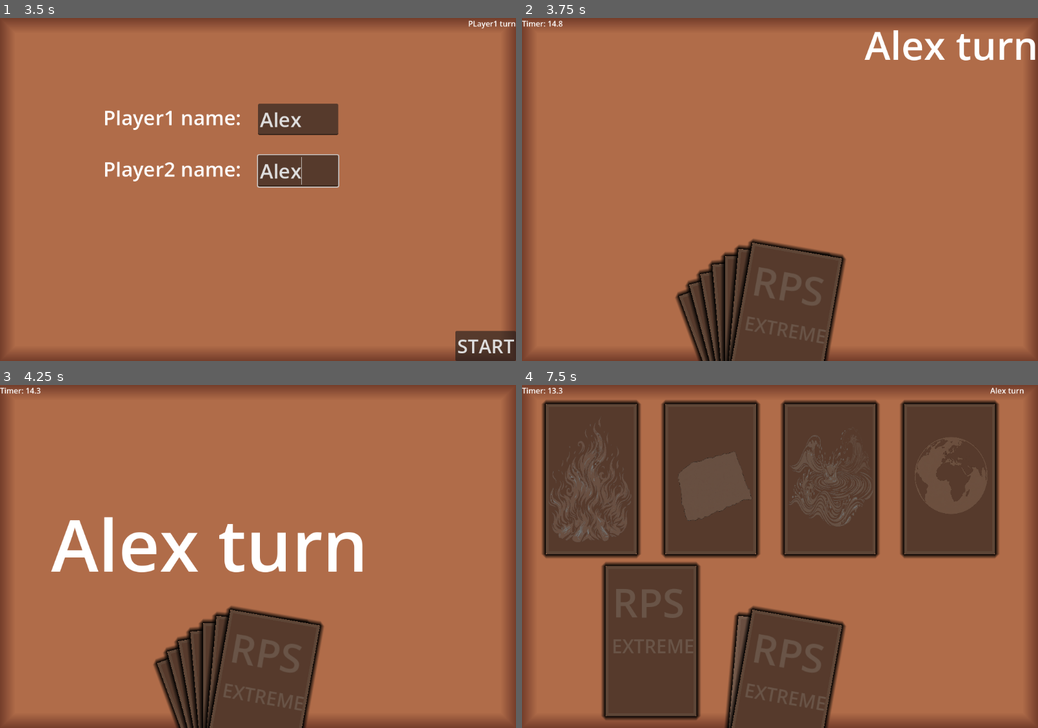
Above: before the commit, frames 1-4 (two rows, left to right).
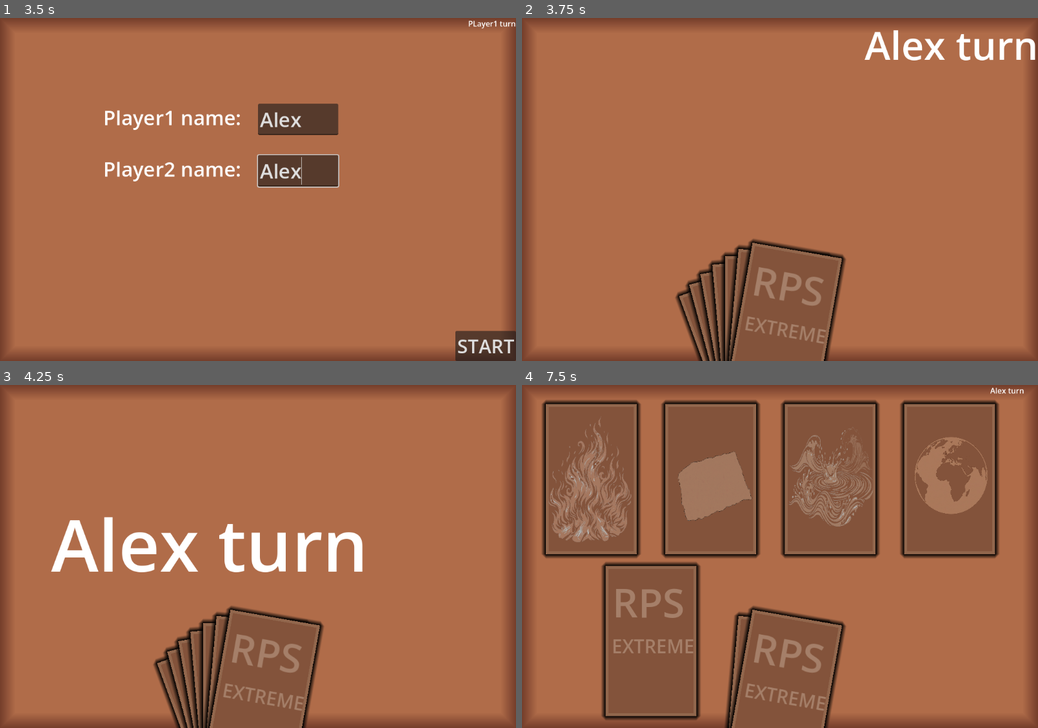
Above: after the commit, the same moments.

Repository: smkillerz777-star/RPS-Extreme
Game: Godot game, scene res://main_menu.tscn
Two runs of this game, one before a commit and one after it. Both use one fixed random seed, a clock stepped at 60 frames per second and the inputs below.
Inputs (mouse positions are in pixels of both pictures, inside the frame that each line leads up to):
- Up to frame 1 (3.5 s): click "SETTINGS" at 0.5 s; click "BACK" at 1.25 s; click "PLAY" at 2 s; click (299, 120) at 2.77 s; type "Alex" at 2.85 s; click (299, 172) at 3 s; type "Alex" at 3.08 s
- Up to frame 2 (3.75 s): click "START" at 3.5 s
- Up to frame 3 (4.25 s): no input
- Up to frame 4 (7.5 s): click (749, 717) at 4.27 s; click (754, 710) at 5.02 s; click (759, 707) at 5.77 s; click (764, 703) at 6.52 s; click (733, 683) at 7.27 s

Frame 1 is identical in both runs. In frame 2, 7.7% of the frame differs, in the area x 0-62%, y 0-100%; in frame 3, 7.7%; in frame 4, 44%, in the area x 0-92%, y 0-100%.

Commit message:
added guard rails
now the player cannot tap the cards when they are being distributed and player cannot write anything except natural numbers in rounds and card_selected if they do so a warning will be issued

Diff:
--- a/rps-extreme/main_game.gd
+++ b/rps-extreme/main_game.gd
@@ -8,15 +8,20 @@
 var tween
 var score1 = 0
 var score2 = 0
+var game_started = false
+var card_enabled = false
 func _ready():
+	card_disable()
 	if(global.again):
 		game_start()
 func _process(delta: float) -> void:
 	global.time_past += delta
-	$Time_left.text = "Timer: " + str($Timer.time_left).substr(0,str($Timer.time_left).find(".")+2)
+	if((tween == null or not tween.is_valid()) and game_started):
+		card_enable()
+	if(card_enabled and tween.is_valid() and game_started):
+		card_disable()
 	if(element_selected>=max_element_selected):
-		$Timer.stop()
-		$Timer.timeout.emit()
+		_on_timer_timeout()
 		element_selected=0
 	max_element_selected = global.card_selected
 	max_match_game = global.rounds
@@ -29,7 +34,6 @@
 		selection_end(global.selected1)
 		label_animation(global.player2+" turn")
 		selection_start()
-		$Timer.start()
 	else:
 		global.selected2 = selected
 		selected = []
@@ -90,12 +94,9 @@
 		tween.tween_property(get_child(i),"position",pos,0.15)
 		tween.tween_property(get_child(i),"rotation",0,0.15)
 		turn_front(get_child(i))
-	$Time_left.visible = true
 	$Label.visible = true
-	$Timer.start()
 
 func selection_end(selected_cards):
-	$Time_left.visible = false
 	$Label.visible = false
 	for i in range(0,7):
 		if(selected_cards.find(i)==-1):
@@ -220,12 +221,12 @@
 func game_over():
 	get_tree().change_scene_to_file("res://game_over.tscn")
 func game_start():
+	game_started = true
 	$start.visible = false
 	$input1.visible = false
 	$input2.visible = false
 	$player1.visible = false
 	$player2.visible = false
-	$Time_left.visible = true
 	for i in range(4,11):
 		get_child(i).visible = true
 	tween = create_tween()
@@ -238,3 +239,13 @@
 	global.player1 = $input1.text
 	global.player2 = $input2.text
 	game_start()
+
+func  card_enable():
+	for i in range(4,11):
+		get_child(i).get_child(1).disabled = false
+	card_enabled = true
+
+func  card_disable():
+	for i in range(4,11):
+		get_child(i).get_child(1).disabled = true
+	card_enabled = false
--- a/rps-extreme/main_game.tscn
+++ b/rps-extreme/main_game.tscn
@@ -30,116 +30,6 @@
 grow_vertical = 2
 theme_override_styles/panel = SubResource("StyleBoxFlat_yx7mw")
 
-[node name="Timer" type="Timer" parent="." unique_id=1912111264]
-wait_time = 15.0
-one_shot = true
-
-[node name="Time_left" type="Label" parent="." unique_id=18276532]
-visible = false
-layout_mode = 0
-offset_right = 40.0
-offset_bottom = 23.0
-
-[node name="Label" type="Label" parent="." unique_id=1669479507]
-layout_mode = 1
-anchors_preset = 1
-anchor_left = 1.0
-anchor_right = 1.0
-offset_left = -100.0
-offset_bottom = 23.0
-grow_horizontal = 0
-theme_override_font_sizes/font_size = 16
-text = "PLayer1 turn"
-
-[node name="fire" type="Node2D" parent="." unique_id=973686295]
-visible = false
-position = Vector2(615, 815)
-rotation = -0.34906584
-
-[node name="card" parent="fire" unique_id=1934161019 instance=ExtResource("2_yx7mw")]
-position = Vector2(-190, -315)
-
-[node name="fire2" type="Button" parent="fire" unique_id=58777848]
-offset_left = -190.0
-offset_top = -315.0
-text = "
-"
-
-[node name="paper" type="Node2D" parent="." unique_id=1794135952]
-visible = false
-position = Vector2(615, 815)
-rotation = -0.2617994
-
-[node name="card" parent="paper" unique_id=1750312630 instance=ExtResource("2_yx7mw")]
-position = Vector2(-190, -315)
-
-[node name="paper" type="Button" parent="paper" unique_id=581964840]
-offset_left = -190.0
-offset_top = -315.0
-
-[node name="water" type="Node2D" parent="." unique_id=1034746933]
-visible = false
-position = Vector2(615, 815)
-rotation = -0.17453292
-
-[node name="card" parent="water" unique_id=743580832 instance=ExtResource("2_yx7mw")]
-position = Vector2(-190, -315)
-
-[node name="water" type="Button" parent="water" unique_id=1734776681]
-offset_left = -190.0
-offset_top = -315.0
-
-[node name="earth" type="Node2D" parent="." unique_id=1562308147]
-visible = false
-position = Vector2(615, 815)
-rotation = -0.08726646
-
-[node name="card" parent="earth" unique_id=826233208 instance=ExtResource("2_yx7mw")]
-position = Vector2(-190, -315)
-
-[node name="earth" type="Button" parent="earth" unique_id=1387256023]
-offset_left = -190.0
-offset_top = -315.0
-text = "
-"
-
-[node name="scissors" type="Node2D" parent="." unique_id=1767417697]
-visible = false
-position = Vector2(615, 815)
-
-[node name="card" parent="scissors" unique_id=151280979 instance=ExtResource("2_yx7mw")]
-position = Vector2(-190, -315)
-
-[node name="scissors" type="Button" parent="scissors" unique_id=851220323]
-offset_left = -190.0
-offset_top = -315.0
-text = "
-"
-
-[node name="air" type="Node2D" parent="." unique_id=287175301]
-visible = false
-position = Vector2(615, 815)
-rotation = 0.08726646
-
-[node name="card" parent="air" unique_id=886162238 instance=ExtResource("2_yx7mw")]
-position = Vector2(-190, -315)
-
-[node name="air" type="Button" parent="air" unique_id=1788246184]
-offset_left = -190.0
-offset_top = -315.0
-
-[node name="rock" type="Node2D" parent="." unique_id=212986369]
-visible = false
-position = Vector2(615, 815)
-rotation = 0.17453292
-
-[node name="card" parent="rock" unique_id=1585252478 instance=ExtResource("2_yx7mw")]
-position = Vector2(-190, -315)
-
-[node name="rock" type="Button" parent="rock" unique_id=186819818]
-offset_left = -190.0
-offset_top = -315.0
-
 [node name="player1" type="Label" parent="." unique_id=1794818803]
 layout_mode = 1
 anchors_preset = -1
@@ -147,8 +37,8 @@
 anchor_top = 0.25
 anchor_right = 0.3
 anchor_bottom = 0.25
-offset_right = 40.0
-offset_bottom = 23.0
+offset_right = 181.0
+offset_bottom = 58.0
 theme_override_font_sizes/font_size = 42
 text = "Player1 name:"
 
@@ -163,6 +53,106 @@
 offset_bottom = 66.0
 theme_override_font_sizes/font_size = 42
 placeholder_text = "name"
+
+[node name="Label" type="Label" parent="." unique_id=1669479507]
+layout_mode = 1
+anchors_preset = 1
+anchor_left = 1.0
+anchor_right = 1.0
+offset_left = -100.0
+offset_bottom = 23.0
+grow_horizontal = 0
+theme_override_font_sizes/font_size = 16
+text = "PLayer1 turn"
+
+[node name="fire" type="Node2D" parent="." unique_id=973686295]
+visible = false
+position = Vector2(615, 815)
+rotation = -0.34906584
+
+[node name="card" parent="fire" unique_id=1934161019 instance=ExtResource("2_yx7mw")]
+position = Vector2(-190, -315)
+
+[node name="fire2" type="Button" parent="fire" unique_id=58777848]
+offset_left = -190.0
+offset_top = -315.0
+text = "
+"
+
+[node name="paper" type="Node2D" parent="." unique_id=1794135952]
+visible = false
+position = Vector2(615, 815)
+rotation = -0.2617994
+
+[node name="card" parent="paper" unique_id=1750312630 instance=ExtResource("2_yx7mw")]
+position = Vector2(-190, -315)
+
+[node name="paper" type="Button" parent="paper" unique_id=581964840]
+offset_left = -190.0
+offset_top = -315.0
+
+[node name="water" type="Node2D" parent="." unique_id=1034746933]
+visible = false
+position = Vector2(615, 815)
+rotation = -0.17453292
+
+[node name="card" parent="water" unique_id=743580832 instance=ExtResource("2_yx7mw")]
+position = Vector2(-190, -315)
+
+[node name="water" type="Button" parent="water" unique_id=1734776681]
+offset_left = -190.0
+offset_top = -315.0
+
+[node name="earth" type="Node2D" parent="." unique_id=1562308147]
+visible = false
+position = Vector2(615, 815)
+rotation = -0.08726646
+
+[node name="card" parent="earth" unique_id=826233208 instance=ExtResource("2_yx7mw")]
+position = Vector2(-190, -315)
+
+[node name="earth" type="Button" parent="earth" unique_id=1387256023]
+offset_left = -190.0
+offset_top = -315.0
+text = "
+"
+
+[node name="scissors" type="Node2D" parent="." unique_id=1767417697]
+visible = false
+position = Vector2(615, 815)
+
+[node name="card" parent="scissors" unique_id=151280979 instance=ExtResource("2_yx7mw")]
+position = Vector2(-190, -315)
+
+[node name="scissors" type="Button" parent="scissors" unique_id=851220323]
+offset_left = -190.0
+offset_top = -315.0
+text = "
+"
+
+[node name="air" type="Node2D" parent="." unique_id=287175301]
+visible = false
+position = Vector2(615, 815)
+rotation = 0.08726646
+
+[node name="card" parent="air" unique_id=886162238 instance=ExtResource("2_yx7mw")]
+position = Vector2(-190, -315)
+
+[node name="air" type="Button" parent="air" unique_id=1788246184]
+offset_left = -190.0
+offset_top = -315.0
+
+[node name="rock" type="Node2D" parent="." unique_id=212986369]
+visible = false
+position = Vector2(615, 815)
+rotation = 0.17453292
+
+[node name="card" parent="rock" unique_id=1585252478 instance=ExtResource("2_yx7mw")]
+position = Vector2(-190, -315)
+
+[node name="rock" type="Button" parent="rock" unique_id=186819818]
+offset_left = -190.0
+offset_top = -315.0
 
 [node name="player2" type="Label" parent="." unique_id=1254290456]
 layout_mode = 1
@@ -202,7 +192,6 @@
 theme_override_font_sizes/font_size = 40
 text = "START"
 
-[connection signal="timeout" from="Timer" to="." method="_on_timer_timeout"]
 [connection signal="pressed" from="fire/fire2" to="." method="_on_fire_pressed"]
 [connection signal="pressed" from="paper/paper" to="." method="_on_paper_pressed"]
 [connection signal="pressed" from="water/water" to="." method="_on_water_pressed"]
--- a/rps-extreme/settings.gd
+++ b/rps-extreme/settings.gd
@@ -2,6 +2,12 @@
 
 
 func _on_back_pressed() -> void:
-	get_tree().change_scene_to_file("res://main_menu.tscn")
-	global.rounds = int($input1.text)
-	global.card_selected = int($input2.text)
+	if($input1.text.is_valid_int() and $input2.text.is_valid_int() and int($input1.text)>0 and int($input2.text)>0):
+		global.rounds = int($input1.text)
+		global.card_selected = int($input2.text)
+		get_tree().change_scene_to_file("res://main_menu.tscn")
+	else:
+		var tween = create_tween()
+		tween.tween_property($warning,"modulate:a",1.0,0.5)
+		tween.tween_interval(2.0)
+		tween.tween_property($warning,"modulate:a",0.0,1)
--- a/rps-extreme/settings.tscn
+++ b/rps-extreme/settings.tscn
@@ -84,4 +84,15 @@
 theme_override_font_sizes/font_size = 40
 text = "BACK"
 
+[node name="warning" type="Label" parent="." unique_id=220960635]
+modulate = Color(1, 0.16078432, 0, 0)
+layout_mode = 1
+anchors_preset = -1
+anchor_left = 0.299
+anchor_top = 0.433
+anchor_right = 0.299
+anchor_bottom = 0.433
+theme_override_font_sizes/font_size = 36
+text = "ENTER A VALID NUMBER"
+
 [connection signal="pressed" from="Back" to="." method="_on_back_pressed"]
